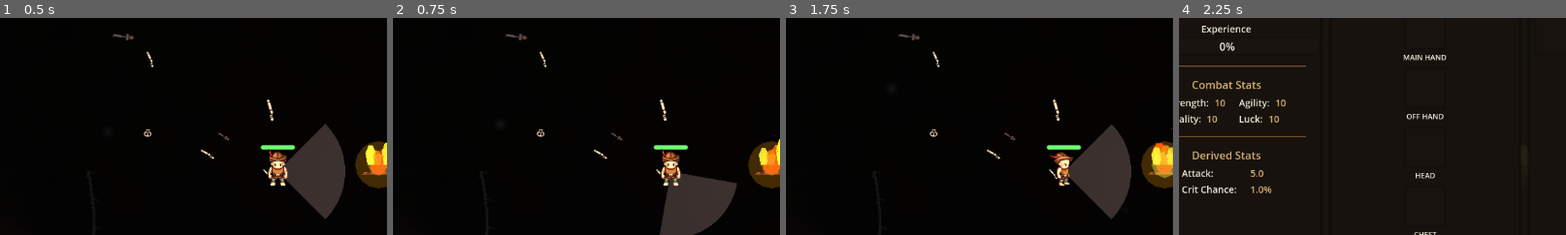
Above: before the commit, frames 1-4 (left to right).
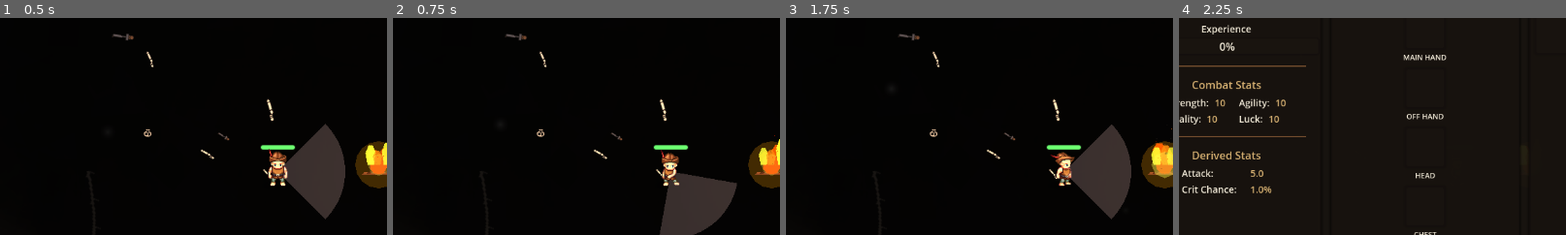
Above: after the commit, the same moments.

Repository: crimes86/godot-combat-game
Game: Godot game, scene res://main.tscn
Two runs of this game, one before a commit and one after it. Both use one fixed random seed, a clock stepped at 60 frames per second and the inputs below.
Inputs (mouse positions are % of the whole screen's width and height, from its top left):
- Up to frame 1 (0.5 s): no input
- Up to frame 2 (0.75 s): tap Enter at 0.5 s; drag from (62, 97) to (63, 50) at 0.52 s
- Up to frame 3 (1.75 s): drag from (30, 55) to (63, 50) at 1.27 s
- Up to frame 4 (2.25 s): move the mouse to (60, 28) at 2.02 s; hold D (move_right) from 2.03 s (still down); tap C at 2.1 s
The pictures show only the part of the screen within x 14-64%, y 15-65%; the shares and areas given below are measured in that part.

Frame 1 is identical in both runs. In frame 2, 0.6% of the frame differs, in the area x 69-75%, y 60-78%; in frame 3, 0.4%; in frame 4, less than 0.1%.

Commit message:
Fix diagonal attacks by mapping to 4 cardinal directions
- Changed get_direction_string() from 8-way to 4-way directions
- LPC sprites only have 4 directions: up, left, down, right
- Diagonal attacks now snap to nearest cardinal direction
- Fixes issue where attacking diagonally wouldn't work

Direction mapping (90-degree quadrants):
- 315°-45°: right (East)
- 45°-135°: down (South)
- 135°-225°: left (West)
- 225°-315°: up (North)

🤖 Generated with [Claude Code](https://claude.com/claude-code)

Co-Authored-By: Claude <noreply@anthropic.com>

Diff:
--- a/scripts/player/Player.gd
+++ b/scripts/player/Player.gd
@@ -426,13 +426,13 @@
 	# Each sprite sheet has proper up/left/down/right rows
 
 func get_direction_string(dir: Vector2) -> String:
-	"""Convert direction vector to animation name string (8-way)"""
+	"""Convert direction vector to animation name string (4-way for LPC sprites)"""
 	if dir.length() < 0.1:
 		return "down"
 
 	var angle = dir.angle()
 
-	# Convert to 8 directions
+	# Convert to degrees
 	# Right = 0, Down = PI/2, Left = PI, Up = -PI/2
 	var deg = rad_to_deg(angle)
 
@@ -440,23 +440,16 @@
 	if deg < 0:
 		deg += 360
 
-	# 8 directions, 45 degrees each
-	if deg >= 337.5 or deg < 22.5:
-		return "right"
-	elif deg >= 22.5 and deg < 67.5:
-		return "down_right"
-	elif deg >= 67.5 and deg < 112.5:
-		return "down"
-	elif deg >= 112.5 and deg < 157.5:
-		return "down_left"
-	elif deg >= 157.5 and deg < 202.5:
-		return "left"
-	elif deg >= 202.5 and deg < 247.5:
-		return "up_left"
-	elif deg >= 247.5 and deg < 292.5:
-		return "up"
-	else:  # 292.5 to 337.5
-		return "up_right"
+	# LPC sprites only have 4 directions, so map to closest cardinal direction
+	# Divide into 4 quadrants, 90 degrees each
+	if deg >= 315 or deg < 45:
+		return "right"  # East (mostly right)
+	elif deg >= 45 and deg < 135:
+		return "down"   # South (mostly down)
+	elif deg >= 135 and deg < 225:
+		return "left"   # West (mostly left)
+	else:  # 225 to 315
+		return "up"     # North (mostly up)
 
 func update_facing_direction() -> void:
 	var mouse_pos = get_global_mouse_position()
